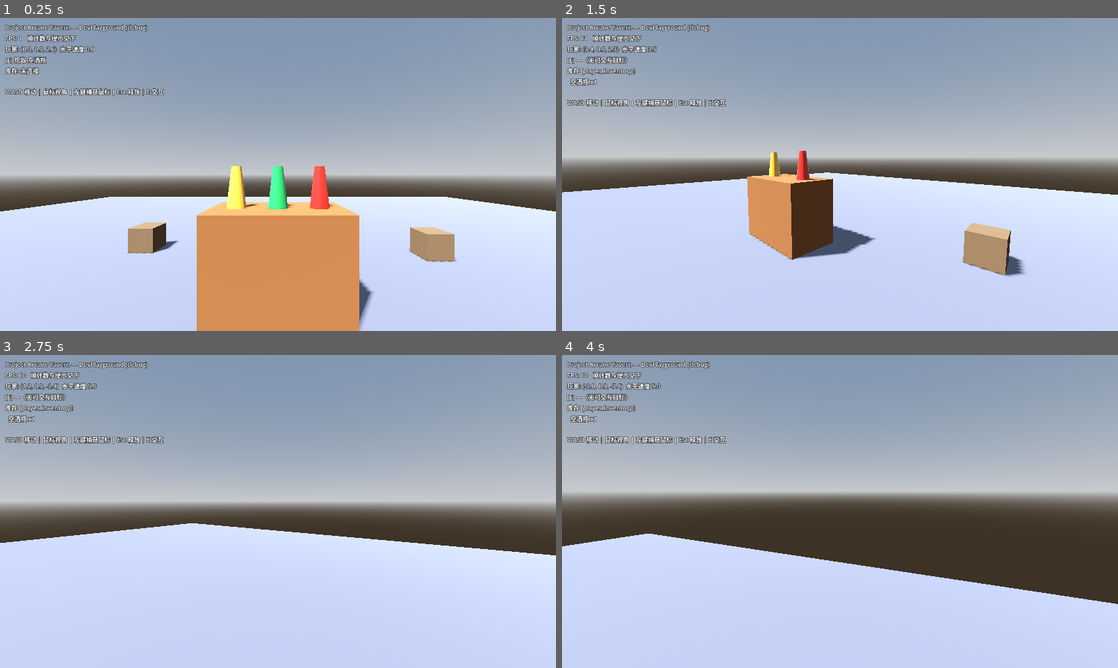
Above: before the commit, frames 1-4 (two rows, left to right).
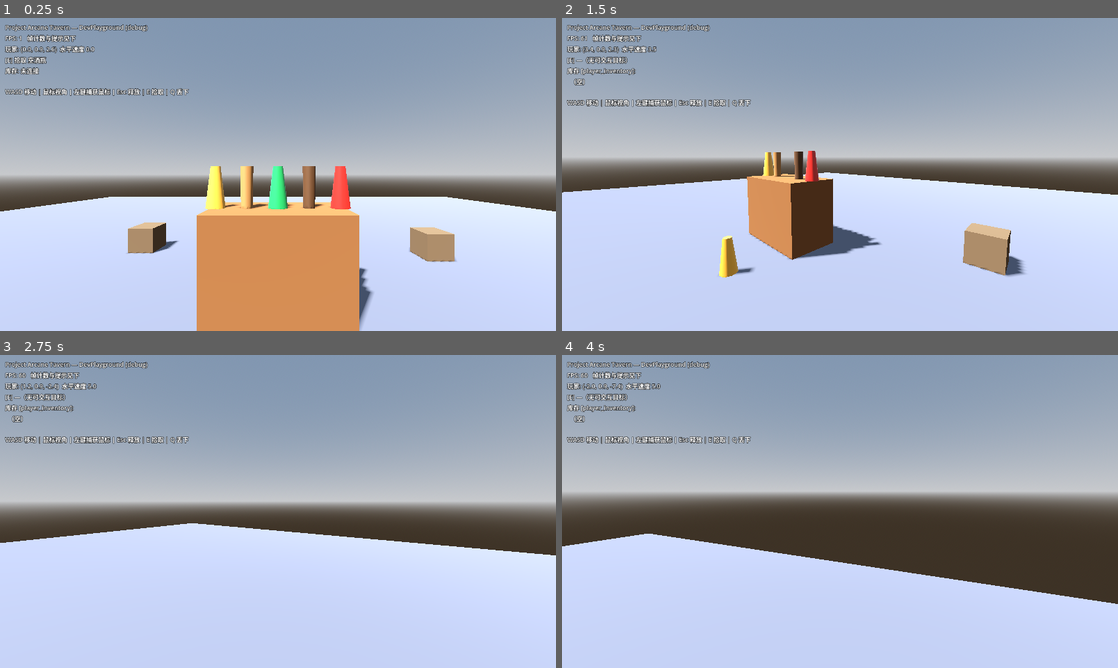
Above: after the commit, the same moments.

Repository: wangyuhao0831-max/-
Game: Godot game, scene res://game/scenes/dev/dev_playground.tscn
Two runs of this game, one before a commit and one after it. Both use one fixed random seed, a clock stepped at 60 frames per second and the inputs below.
Inputs (mouse positions are in pixels of both pictures, inside the frame that each line leads up to):
- Up to frame 1 (0.25 s): no input
- Up to frame 2 (1.5 s): tap Enter at 0.5 s; move the mouse to (962, 158) at 0.52 s; hold D (move_right) 0.53-1.28 s; tap E (interact) at 0.6 s; click (962, 158) at 0.67 s; tap Q (drop_item, bound only after the commit) at 0.8, 1.35 s; move the mouse to (812, 174) at 1.27 s; hold W (move_forward) from 1.28 s (still down)
- Up to frame 3 (2.75 s): keep holding W (move_forward); tap E (interact) at 1.55, 2.1 s; move the mouse to (289, 505) at 2.02 s; tap Q (drop_item, bound only after the commit) at 2.3 s
- Up to frame 4 (4 s): keep holding W (move_forward); move the mouse to (834, 517) at 2.77 s; tap Q (drop_item, bound only after the commit) at 2.85, 3.8 s; click (834, 517) at 2.92 s; tap E (interact) at 3.05, 3.6 s; move the mouse to (878, 514) at 3.52 s

The runs differ from the first frame. In frame 1, 2.1% of the frame differs, in the area x 27-67%, y 22-85%; in frame 2, 1.2%; in frame 3, 0.2%; in frame 4, 0.2%.

Commit message:
feat(phase1/goal1): Q-drop items back to world with re-pickup roundtrip + second item type (wooden mug) + smoke coverage

Diff:
--- /dev/null
+++ b/game/resources/items/wooden_mug.tres
@@ -0,0 +1,10 @@
+[gd_resource type="Resource" script_class="ItemDefinition" load_steps=2 format=3]
+
+[ext_resource type="Script" path="res://game/scripts/inventory/item_definition.gd" id="1_def"]
+
+[resource]
+script = ExtResource("1_def")
+item_id = &"item_wooden_mug"
+display_name = "木杯"
+description = "灰盒占位物品：一只粗糙的木制酒杯。"
+stack_max = 99
--- a/game/scenes/dev/dev_playground.tscn
+++ b/game/scenes/dev/dev_playground.tscn
@@ -7,6 +7,8 @@
 [ext_resource type="Script" path="res://game/scripts/inventory/inventory.gd" id="5_inv"]
 [ext_resource type="Script" path="res://game/scripts/ui/debug_hud.gd" id="6_hud"]
 [ext_resource type="Resource" path="res://game/resources/items/bottle_ale.tres" id="7_item"]
+[ext_resource type="Script" path="res://game/scripts/interaction/item_dropper.gd" id="8_drop"]
+[ext_resource type="Resource" path="res://game/resources/items/wooden_mug.tres" id="9_mug"]
 
 [sub_resource type="StandardMaterial3D" id="MatFloor"]
 albedo_color = Color(0.42, 0.42, 0.46, 1)
@@ -33,6 +35,14 @@
 albedo_color = Color(0.58, 0.72, 0.6, 1)
 roughness = 0.5
 
+[sub_resource type="StandardMaterial3D" id="MatWoodLight"]
+albedo_color = Color(0.72, 0.52, 0.3, 1)
+roughness = 0.6
+
+[sub_resource type="StandardMaterial3D" id="MatWoodDark"]
+albedo_color = Color(0.4, 0.27, 0.16, 1)
+roughness = 0.6
+
 [sub_resource type="BoxMesh" id="MeshFloor"]
 size = Vector3(24, 0.2, 24)
 
@@ -48,6 +58,12 @@
 height = 0.5
 radial_segments = 12
 
+[sub_resource type="CylinderMesh" id="MeshMug"]
+top_radius = 0.08
+bottom_radius = 0.07
+height = 0.5
+radial_segments = 12
+
 [sub_resource type="CapsuleMesh" id="MeshBody"]
 radius = 0.35
 height = 1.8
@@ -63,6 +79,10 @@
 
 [sub_resource type="CylinderShape3D" id="ShapeBottle"]
 radius = 0.11
+height = 0.5
+
+[sub_resource type="CylinderShape3D" id="ShapeMug"]
+radius = 0.08
 height = 0.5
 
 [sub_resource type="CapsuleShape3D" id="ShapeBody"]
@@ -132,7 +152,7 @@
 [node name="Pickups" type="Node3D" parent="."]
 
 [node name="BottleA" type="StaticBody3D" parent="Pickups"]
-transform = Transform3D(1, 0, 0, 0, 1, 0, 0, 0, 1, -0.5, 1.45, 0.15)
+transform = Transform3D(1, 0, 0, 0, 1, 0, 0, 0, 1, -0.75, 1.45, 0.15)
 collision_layer = 3
 script = ExtResource("4_pick")
 item_definition = ExtResource("7_item")
@@ -158,7 +178,7 @@
 shape = SubResource("ShapeBottle")
 
 [node name="BottleC" type="StaticBody3D" parent="Pickups"]
-transform = Transform3D(1, 0, 0, 0, 1, 0, 0, 0, 1, 0.5, 1.45, 0.15)
+transform = Transform3D(1, 0, 0, 0, 1, 0, 0, 0, 1, 0.75, 1.45, 0.15)
 collision_layer = 3
 script = ExtResource("4_pick")
 item_definition = ExtResource("7_item")
@@ -169,6 +189,32 @@
 
 [node name="Collision" type="CollisionShape3D" parent="Pickups/BottleC"]
 shape = SubResource("ShapeBottle")
+
+[node name="MugA" type="StaticBody3D" parent="Pickups"]
+transform = Transform3D(1, 0, 0, 0, 1, 0, 0, 0, 1, -0.375, 1.45, 0.15)
+collision_layer = 3
+script = ExtResource("4_pick")
+item_definition = ExtResource("9_mug")
+
+[node name="Mesh" type="MeshInstance3D" parent="Pickups/MugA"]
+mesh = SubResource("MeshMug")
+material_override = SubResource("MatWoodLight")
+
+[node name="Collision" type="CollisionShape3D" parent="Pickups/MugA"]
+shape = SubResource("ShapeMug")
+
+[node name="MugB" type="StaticBody3D" parent="Pickups"]
+transform = Transform3D(1, 0, 0, 0, 1, 0, 0, 0, 1, 0.375, 1.45, 0.15)
+collision_layer = 3
+script = ExtResource("4_pick")
+item_definition = ExtResource("9_mug")
+
+[node name="Mesh" type="MeshInstance3D" parent="Pickups/MugB"]
+mesh = SubResource("MeshMug")
+material_override = SubResource("MatWoodDark")
+
+[node name="Collision" type="CollisionShape3D" parent="Pickups/MugB"]
+shape = SubResource("ShapeMug")
 
 [node name="Player" type="CharacterBody3D" parent="."]
 transform = Transform3D(1, 0, 0, 0, 1, 0, 0, 0, 1, 0, 0.9, 2.6)
@@ -196,6 +242,9 @@
 
 [node name="InteractionManager" type="Node3D" parent="Player"]
 script = ExtResource("3_mgr")
+
+[node name="ItemDropper" type="Node3D" parent="Player"]
+script = ExtResource("8_drop")
 
 [node name="UI" type="CanvasLayer" parent="."]
 script = ExtResource("6_hud")
--- /dev/null
+++ b/game/scenes/dev/dropped_pickup.tscn
@@ -0,0 +1,28 @@
+[gd_scene load_steps=5 format=3]
+
+[ext_resource type="Script" path="res://game/scripts/interaction/item_pickup.gd" id="1_pick"]
+
+[sub_resource type="StandardMaterial3D" id="MatAmber"]
+albedo_color = Color(0.93, 0.68, 0.25, 1)
+roughness = 0.3
+
+[sub_resource type="CylinderMesh" id="MeshBottle"]
+top_radius = 0.06
+bottom_radius = 0.12
+height = 0.5
+radial_segments = 12
+
+[sub_resource type="CylinderShape3D" id="ShapeBottle"]
+radius = 0.11
+height = 0.5
+
+[node name="DroppedItem" type="StaticBody3D"]
+collision_layer = 3
+script = ExtResource("1_pick")
+
+[node name="Mesh" type="MeshInstance3D" parent="."]
+mesh = SubResource("MeshBottle")
+material_override = SubResource("MatAmber")
+
+[node name="Collision" type="CollisionShape3D" parent="."]
+shape = SubResource("ShapeBottle")
--- /dev/null
+++ b/game/scripts/interaction/item_dropper.gd
@@ -0,0 +1,110 @@
+class_name ItemDropper
+extends Node3D
+## Interaction：把库存物品"放下"回世界（Q 键输入 / try_drop() 直接调用）。
+## 规则：每次丢弃"最早加入的堆叠"的第 1 件；放置于角色前方 drop_distance 处，
+## 并向下射线探测承载面（地板/桌面/箱顶），物品底部贴面。
+## 产出为统一占位模板 dropped_pickup.tscn（占位视觉=琥珀瓶；正式视觉后续数据驱动接入）。
+## 事件：经由 Inventory.remove_item → changed → PlayerController 转发 EventBus，
+## 本组件不直接广播（R6）。
+
+const DROPPED_PICKUP_SCENE := preload("res://game/scenes/dev/dropped_pickup.tscn")
+## 与 dropped_pickup.tscn 中 CylinderMesh height=0.5 匹配（半高用于贴面）。
+const ITEM_HALF_HEIGHT := 0.25
+## 承载面探测层（静态物层，同玩家移动碰撞层）。
+const FLOOR_MASK := 1
+
+@export_group("Dependencies")
+## 拥有库存的角色（默认：父节点 = 玩家根节点）。
+@export var actor_path: NodePath = ^".."
+
+@export_group("Config")
+## 放下物与角色的水平距离。
+@export var drop_distance: float = 1.2
+## 放下输入动作（InputMap 中定义，默认 Q）。
+@export var drop_action: StringName = &"drop_item"
+
+var _actor: Node3D = null
+
+
+func _ready() -> void:
+	_actor = get_node_or_null(actor_path) as Node3D
+	if _actor == null:
+		push_warning("ItemDropper: 未找到 actor（%s）" % actor_path)
+
+
+func _unhandled_input(event: InputEvent) -> void:
+	if event is InputEventKey:
+		var key := event as InputEventKey
+		if key.pressed and not key.echo and key.is_action_pressed(drop_action):
+			try_drop()
+
+
+## 丢下"最早加入堆叠"的第 1 件；成功返回 true。
+## 库存为空/无 Inventory/放置失败时返回 false（调试构建打印原因）。
+func try_drop() -> bool:
+	var inventory := _resolve_inventory()
+	if inventory == null:
+		push_warning("ItemDropper: actor 子树中未找到 Inventory")
+		return false
+	if inventory.stack_count() <= 0:
+		print_debug("[ItemDropper] 库存为空，无可丢下物品")
+		return false
+	var stack := inventory.list_stacks()[0]
+	var definition := stack.definition
+	if definition == null:
+		push_warning("ItemDropper: 堆叠缺少 definition")
+		return false
+	if inventory.remove_item(definition.item_id, 1) != 1:
+		push_warning("ItemDropper: 移除失败（%s）" % definition.item_id)
+		return false
+	_spawn_pickup(definition, _drop_position())
+	print_debug("[ItemDropper] 放下 %s x1 @ %s" % [definition.item_id, _drop_position()])
+	return true
+
+
+func _resolve_inventory() -> Inventory:
+	if _actor == null:
+		return null
+	var node := _actor.find_child("Inventory", true, false)
+	return node as Inventory
+
+
+## 计算放下坐标：actor 前方水平 drop_distance，垂直向下射线求承载面。
+func _drop_position() -> Vector3:
+	if _actor == null:
+		return Vector3.ZERO
+	var fwd := -_actor.global_basis.z
+	fwd.y = 0.0
+	if fwd.length_squared() < 0.0001:
+		fwd = Vector3.FORWARD
+	fwd = fwd.normalized()
+	var target := _actor.global_position + fwd * drop_distance
+	var space := get_world_3d().direct_space_state
+	var query := PhysicsRayQueryParameters3D.create(
+		target + Vector3.UP * 3.0, target + Vector3.DOWN * 6.0, FLOOR_MASK
+	)
+	var hit := space.intersect_ray(query)
+	if hit.is_empty():
+		return Vector3(target.x, ITEM_HALF_HEIGHT, target.z)
+	var hit_pos := hit.get(&"position") as Vector3
+	return Vector3(target.x, hit_pos.y + ITEM_HALF_HEIGHT, target.z)
+
+
+## 实例化占位拾取物模板并放入世界（actor 的父节点 = 场景空间根）。
+func _spawn_pickup(definition: ItemDefinition, pos: Vector3) -> void:
+	if _actor == null:
+		return
+	var world: Node3D = _actor.get_parent() as Node3D
+	if world == null:
+		world = _actor.get_tree().current_scene as Node3D
+	if world == null:
+		push_error("ItemDropper: 无可放置节点的世界")
+		return
+	var pickup := DROPPED_PICKUP_SCENE.instantiate() as ItemPickup
+	if pickup == null:
+		push_error("ItemDropper: dropped_pickup.tscn 根节点不是 ItemPickup")
+		return
+	pickup.item_definition = definition
+	pickup.amount = 1
+	world.add_child(pickup)
+	pickup.global_position = pos
--- a/game/scripts/ui/debug_hud.gd
+++ b/game/scripts/ui/debug_hud.gd
@@ -65,7 +65,7 @@
 	else:
 		lines.append("库存: 未连接")
 	lines.append("")
-	lines.append("WASD 移动 | 鼠标视角 | 左键捕获鼠标 | Esc 释放 | E 交互")
+	lines.append("WASD 移动 | 鼠标视角 | 左键捕获鼠标 | Esc 释放 | E 拾取 | Q 丢下")
 	_label.text = "\n".join(lines)
 
 
--- a/game/tests/dev_playground_smoke.gd
+++ b/game/tests/dev_playground_smoke.gd
@@ -1,12 +1,14 @@
 extends RefCounted
 ## 自动化冒烟测试（Phase 1 / Goal 1）：
-## 场景加载 → 直接驱动 ItemPickup.interact() → 断言 Inventory 更新、堆叠合并、
-## EventBus.inventory_changed 事件链。
+## 1) 场景加载；2) 多类型拾取（酒瓶 x3 + 木杯 x2）→ Inventory 合并断言；
+## 3) 放下（Q / ItemDropper.try_drop）→ 世界生成拾取物 → 再次拾回（往返）；
+## 4) EventBus.inventory_changed 事件链计数；5) 移动方向回归（W=-Z / S=+Z）。
 ## 由 DebugHUD 在命令行带 --smoke 时加载执行（游戏内测试隔离）。
 ## 运行：Godot_v4.7.2-stable_win64_console.exe --headless --path . -- --smoke
 
-const EXPECTED_PICKUPS := 3
-const ITEM_ID := &"item_bottle_ale"
+const EXPECTED_PICKUPS := 5
+const ITEM_BOTTLE := &"item_bottle_ale"
+const ITEM_MUG := &"item_wooden_mug"
 
 # lambda 按值捕获局部变量；用成员变量做跨 lambda 计数（GDScript 4 语义）。
 var _received := 0
@@ -14,7 +16,7 @@
 
 func run(driver: Node) -> void:
 	var tree := driver.get_tree()
-	print("[SMOKE] begin: DevPlayground interaction chain")
+	print("[SMOKE] begin: DevPlayground pickup / drop / move chain")
 	await tree.process_frame
 	await tree.process_frame
 
@@ -38,8 +40,8 @@
 			_received += 1
 	)
 
-	if inventory.get_count(ITEM_ID) != 0:
-		_fail(tree, "初始库存应为空（count=%d）" % inventory.get_count(ITEM_ID))
+	if inventory.get_count(ITEM_BOTTLE) != 0 or inventory.get_count(ITEM_MUG) != 0:
+		_fail(tree, "初始库存应为空")
 		return
 
 	var pickups := root.get_node_or_null("Pickups") as Node3D
@@ -47,6 +49,7 @@
 		_fail(tree, "Pickups 容器缺失或数量不符（got=%d）" % (0 if pickups == null else pickups.get_child_count()))
 		return
 
+	# --- 1) 拾取全部（直接驱动 interact()，headless 无视角输入）---
 	var picked := 0
 	for child in pickups.get_children():
 		var pickup := child as ItemPickup
@@ -59,21 +62,60 @@
 	if picked != EXPECTED_PICKUPS:
 		_fail(tree, "可交互拾取物数量不符（picked=%d）" % picked)
 		return
-	if inventory.get_count(ITEM_ID) != EXPECTED_PICKUPS:
-		_fail(tree, "库存数量不符（count=%d, expect=%d）" % [inventory.get_count(ITEM_ID), EXPECTED_PICKUPS])
+	if inventory.get_count(ITEM_BOTTLE) != 3 or inventory.get_count(ITEM_MUG) != 2:
+		_fail(tree, "库存数量不符（bottle=%d expect 3, mug=%d expect 2）" % [inventory.get_count(ITEM_BOTTLE), inventory.get_count(ITEM_MUG)])
 		return
-	if inventory.stack_count() != 1:
-		_fail(tree, "同 ID 物品应合并为 1 个堆叠（stacks=%d）" % inventory.stack_count())
+	if inventory.stack_count() != 2:
+		_fail(tree, "应按物品 ID 合并为 2 个堆叠（stacks=%d）" % inventory.stack_count())
 		return
 	if _received < EXPECTED_PICKUPS:
 		_fail(tree, "EventBus.inventory_changed 广播次数不足（got=%d, expect>=%d）" % [_received, EXPECTED_PICKUPS])
 		return
 
-	# --- 移动方向回归（曾出 bug：W/S 反转）---
+	# --- 2) 放下（Q）往返：丢出 1 瓶 → 世界生成占位拾取物 → 再拾回 ---
+	var dropper := player.get_node_or_null("ItemDropper") as ItemDropper
+	if dropper == null:
+		_fail(tree, "ItemDropper 未找到")
+		return
+	if not dropper.try_drop():
+		_fail(tree, "try_drop() 返回 false")
+		return
+	await tree.process_frame
+	await tree.process_frame
+	if inventory.get_count(ITEM_BOTTLE) != 2:
+		_fail(tree, "丢下后酒瓶应为 2（got=%d）" % inventory.get_count(ITEM_BOTTLE))
+		return
+	var spawned: ItemPickup = null
+	for child in root.get_children():
+		if child is ItemPickup:
+			spawned = child as ItemPickup
+	if spawned == null:
+		_fail(tree, "放下后未在世界中找到生成的拾取物")
+		return
+	if spawned.item_definition == null or spawned.item_definition.item_id != ITEM_BOTTLE:
+		_fail(tree, "放下物定义不符")
+		return
+	if spawned.amount != 1:
+		_fail(tree, "放下物数量应为 1")
+		return
+
+	spawned.interact(player)
+	await tree.process_frame
+	if inventory.get_count(ITEM_BOTTLE) != 3:
+		_fail(tree, "再拾回失败（bottle=%d, expect 3）" % inventory.get_count(ITEM_BOTTLE))
+		return
+	for child in root.get_children():
+		if child is ItemPickup:
+			_fail(tree, "再拾回后世界应无残留拾取物")
+			return
+	if _received < EXPECTED_PICKUPS + 2:
+		_fail(tree, "放下+拾回事件广播不足（got=%d）" % _received)
+		return
+
+	# --- 3) 移动方向回归（曾出 bug：W/S 反转）---
 	# 前提：出生朝向 = -Z（相机 yaw=0，未注入鼠标输入）。
 	# W(前进) 应使 z 减小；S(后退) 应使 z 增大。
-	# 注意：线性加速度 12 m/s² 下速度反转需 ~0.4s，按键窗口必须显著长于
-	# 反转时间（45 物理帧 = 0.75s），否则惯性位移会掩盖真实方向。
+	# 注意：线性加速度 12 m/s² 下速度反转需 ~0.4s，按键窗口（45 物理帧）须长于反转时间。
 	var spawn_z := player.global_position.z
 
 	Input.action_press(&"move_forward")
@@ -95,7 +137,8 @@
 		_fail(tree, "S 方向错误：应后退(+Z) z=%.2f→%.2f 未后移" % [back_start, back_z])
 		return
 
-	print("[SMOKE] PASS: 场景加载 OK; 拾取 x%d; 库存合并 1 堆叠; EventBus 广播 %d 次" % [picked, _received])
+	print("[SMOKE] PASS: 拾取酒瓶x3+木杯x2 → 合并2堆叠; EventBus 广播 %d 次" % _received)
+	print("[SMOKE] PASS: 放下往返 OK（酒瓶 3→2→3; 世界生成→拾回→无残留）")
 	print("[SMOKE] PASS: 移动方向 OK（W=-Z 前进 / S=+Z 后退，z: %.2f→%.2f→%.2f）" % [spawn_z, fwd_z, back_z])
 	print("[SMOKE] PASS: 鼠标视角手感为手动验收项（headless 无法主观评估）")
 	await tree.process_frame
--- a/project.godot
+++ b/project.godot
@@ -53,6 +53,11 @@
 "events": [Object(InputEventKey,"resource_local_to_scene":false,"resource_name":"","device":-1,"window_id":0,"alt_press …(193 unchanged characters)…
 ]
 }
+drop_item={
+"deadzone": 0.2,
+"events": [Object(InputEventKey,"resource_local_to_scene":false,"resource_name":"","device":-1,"window_id":0,"alt_pressed":false,"shift_pressed":false,"ctrl_pressed":false,"meta_pressed":false,"pressed":false,"keycode":81,"physical_keycode":81,"key_label":0,"unicode":113,"location":0,"echo":false,"script":null)
+]
+}
 
 [rendering]
 
Not shown: 1 places in game/scenes/dev/dev_playground.tscn that only renumber resources
Not shown, added: game/scripts/interaction/item_dropper.gd.uid
Not shown, changed: README.md
Not shown, changed: docs/TASKS.md
